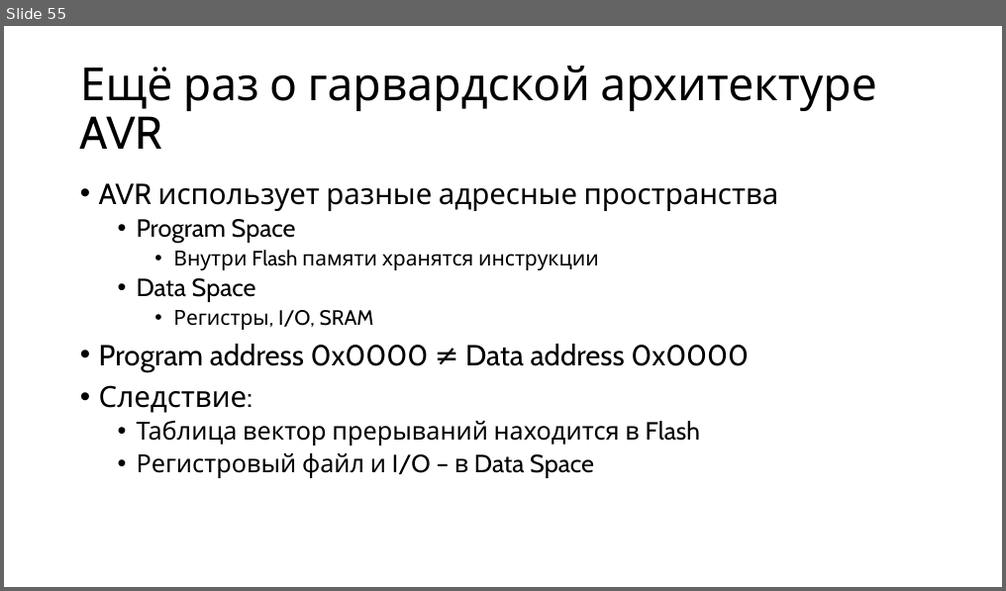
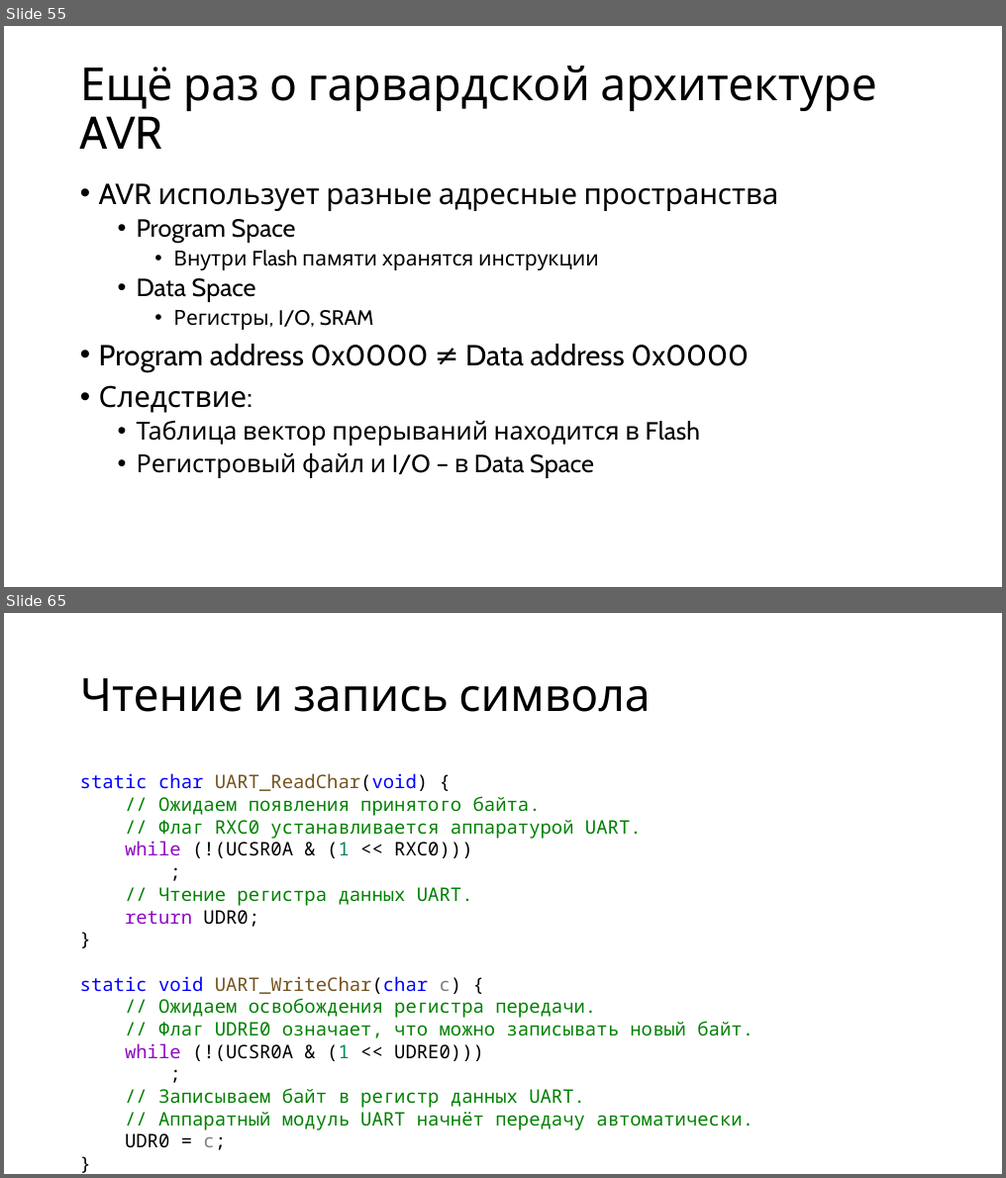
Before and after one commit to alexey-malov/mpp, a slide deck: lectures/14/Microcontroller Programming.pptx. Shown one above the other, each under a label of ours: slide 55 before the commit, slides 55 and 65 after it; the slides between them are not shown. The pictures are 1006x591 and 1006x1178 pixels, drawn with LibreOffice and Linux fonts; fonts in the diff are those of the drawing. Boxes give left, top, right and bottom in pixels: in the first picture for what was removed or moved away, otherwise in the second. Text is boxed around its words. In the diff, an @@ line names an element or a change of style, - is before the commit and + after.

```diff
--- a/lectures/14/Microcontroller Programming.pptx
+++ b/lectures/14/Microcontroller Programming.pptx
@@ slide 65 added at (4,613,1002,1174), background #FFFFFF @@
@@ title added at (80,678,649,712), 44 pt, text #000000 @@
+Чтение и запись символа
@@ text added at (80,773,753,1151), 18 pt, text #008000 @@
+static char UART_ReadChar(void) {
+// Ожидаем появления принятого байта.
+// Флаг RXC0 устанавливается аппаратурой UART.
+while (!(UCSR0A & (1 << RXC0)))
+;
+// Чтение регистра данных UART.
+return UDR0;
+}
+static void UART_WriteChar(char c) {
+// Ожидаем освобождения регистра передачи.
+// Флаг UDRE0 означает, что можно записывать новый байт.
+while (!(UCSR0A & (1 << UDRE0)))
+;
+// Записываем байт в регистр данных UART.
+// Аппаратный модуль UART начнёт передачу автоматически.
+UDR0 = c;
+}
```
Also in this commit, not shown: 1 slide changed, 31 other slides added, 1 slide removed.
